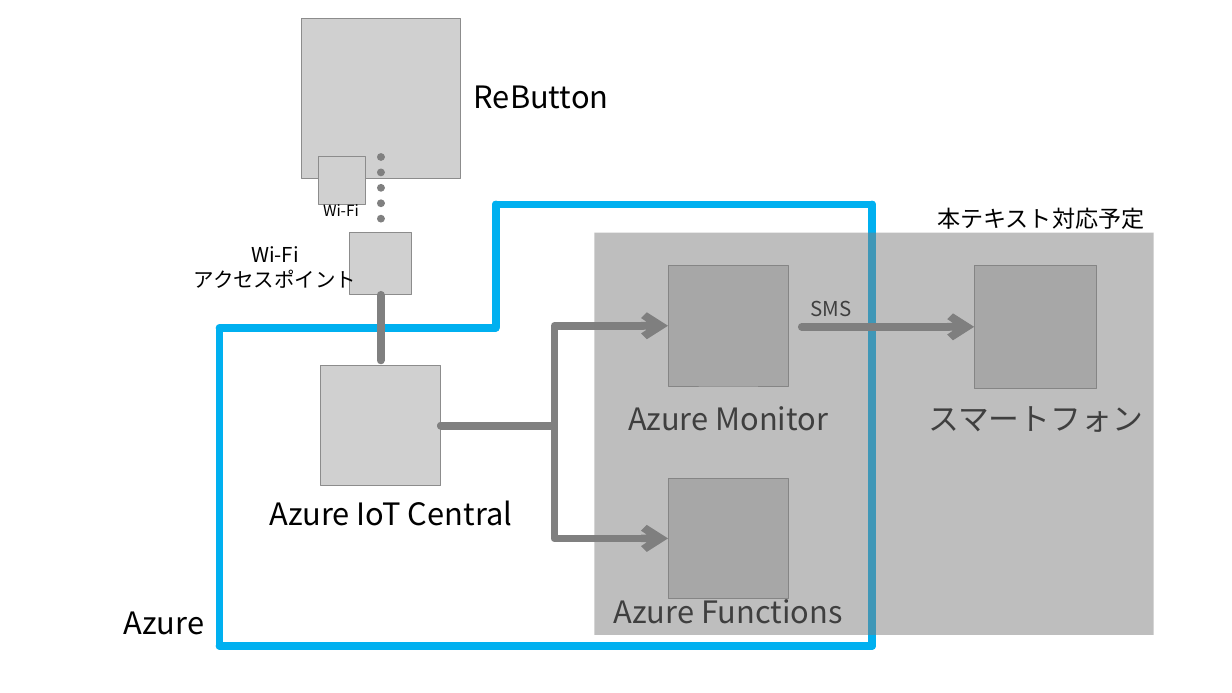
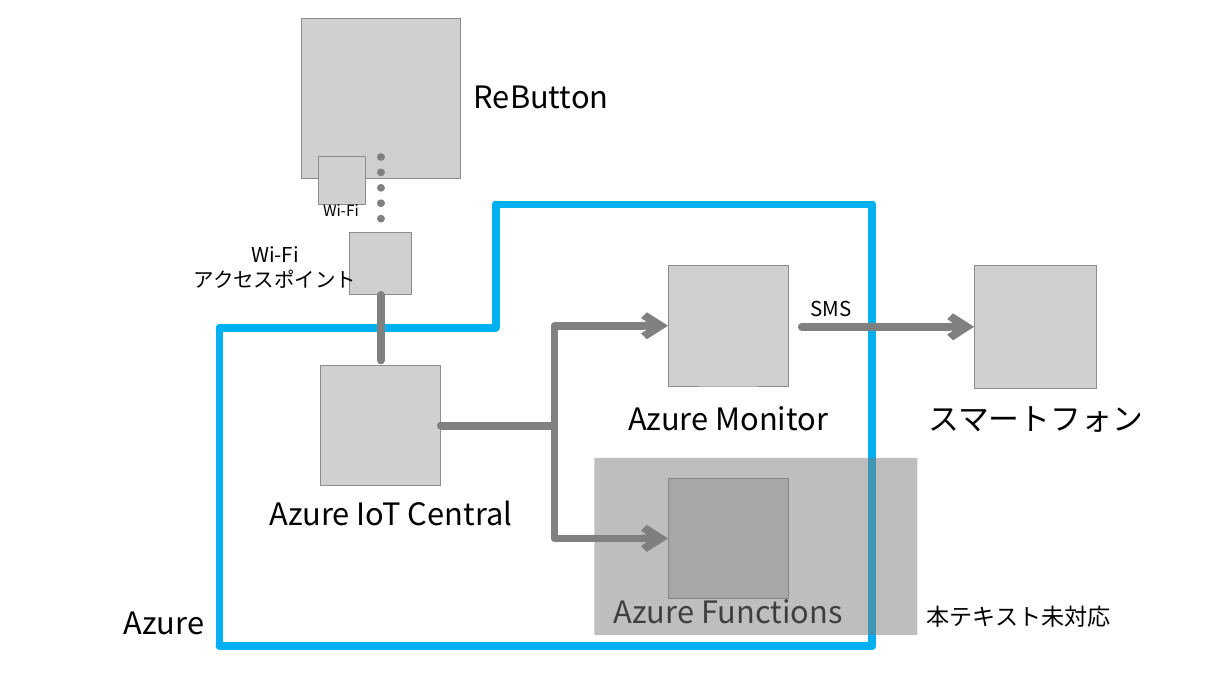
Before and after one commit to matsujirushi/touch_and_try-ReButton, a slide deck: slide 1 of img/original-img.pptx. Drawn at 1232x693 pixels with LibreOffice and Linux fonts; fonts in the diff are those of the drawing; grey boxes stand for pictures. Boxes give left, top, right and bottom in pixels: in the first picture for what was removed or moved away, otherwise in the second. Text is boxed around its words. In the diff, an @@ line names an element or a change of style, - is before the commit and + after.

```diff
--- a/img/original-img.pptx
+++ b/img/original-img.pptx
@@ rectangle: place and size @@
-rectangle at (594, 233, 1153, 635)
+rectangle at (594, 458, 918, 636)
@@ text at (926, 605, 1110, 627): text changed @@
-本テキスト対応予定
+本テキスト未対応
```
Also in this commit, not shown: 3 other slides changed, 11 slides added, 11 slides removed, 15 other files.
